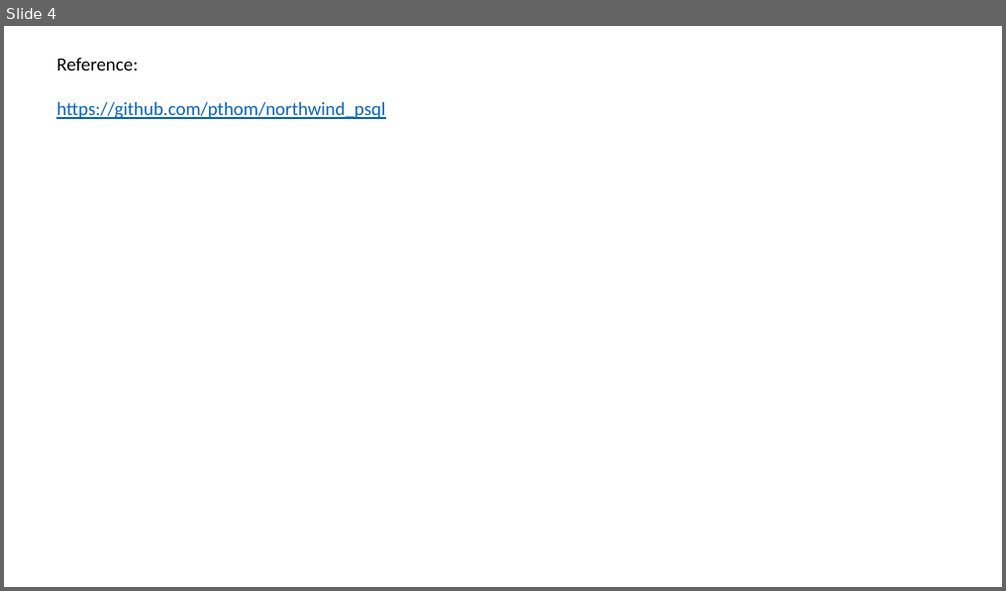
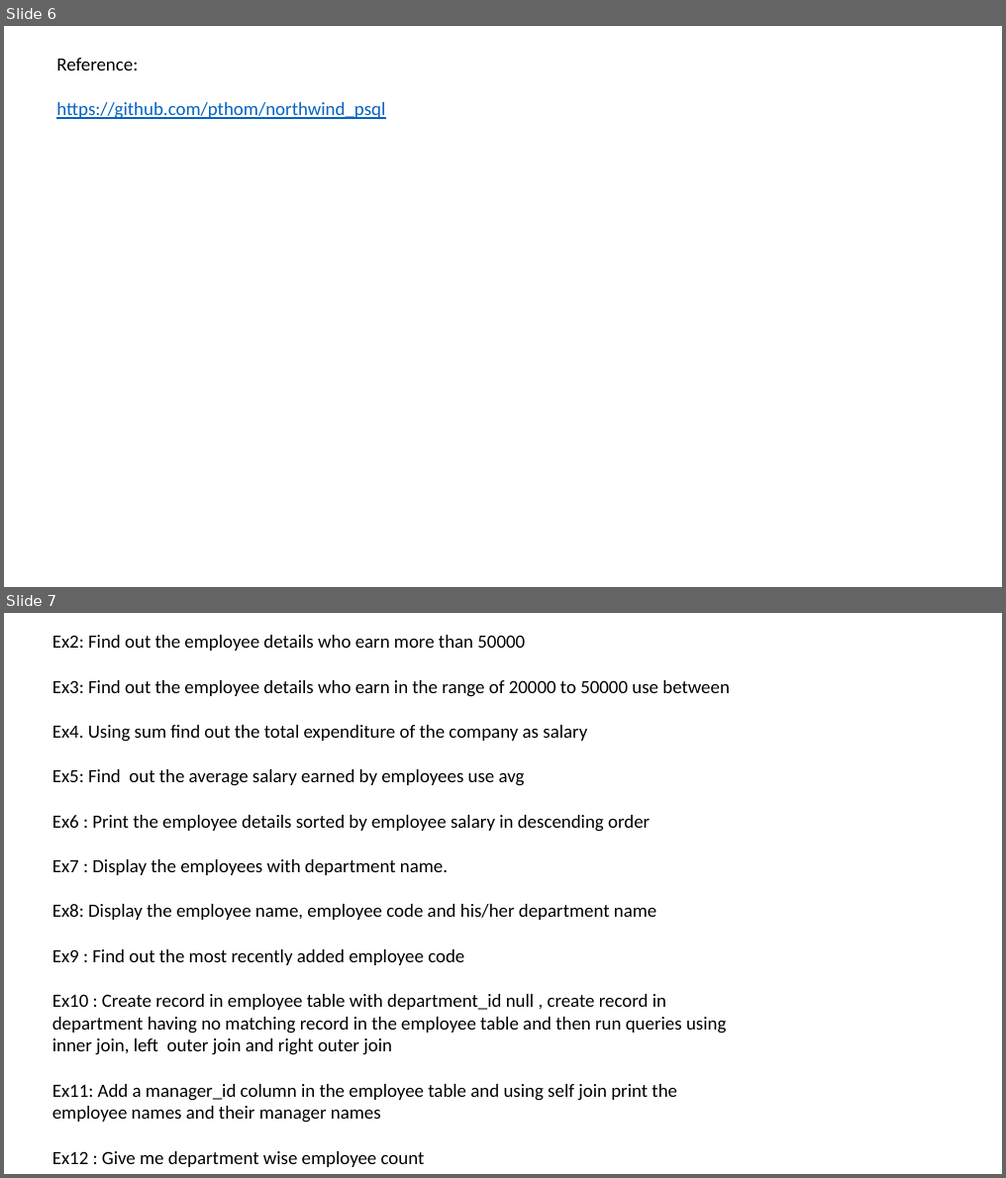
Before and after one commit to jayanta1971/capgeminisept25, a slide deck: day2_22_9_25/day2_22_9_25.pptx. Shown one above the other, each under a label of ours: slide 4 before the commit, slides 6 and 7 after it. The pictures are 1006x591 and 1006x1178 pixels, drawn with LibreOffice and Linux fonts; fonts in the diff are those of the drawing. Boxes give left, top, right and bottom in pixels: in the first picture for what was removed or moved away, otherwise in the second. Text is boxed around its words. In the diff, an @@ line names an element or a change of style, - is before the commit and + after.

Commit message:
added

```diff
--- a/day2_22_9_25/day2_22_9_25.pptx
+++ b/day2_22_9_25/day2_22_9_25.pptx
@@ slide 7 added at (4,613,1002,1174), background #FFFFFF @@
@@ text added at (53,635,730,1167), 18 pt, text #000000 @@
+Ex2: Find out the employee details who earn more than 50000
+Ex3: Find out the employee details who earn in the range of 20000 to 50000 use between
+Ex4. Using sum find out the total expenditure of the company as salary
+Ex5: Find out the average salary earned by employees use avg
+Ex6 : Print the employee details sorted by employee salary in descending order
+Ex7 : Display the employees with department name.
+Ex8: Display the employee name, employee code and his/her department name
+Ex9 : Find out the most recently added employee code
+Ex10 : Create record in employee table with department_id null , create record in department having no matching record in the employee table and then run queries using inner join, left outer join and right outer join
+Ex11: Add a manager_id column in the employee table and using self join print the employee names and their manager names
+Ex12 : Give me department wise employee count
@@ what was slide 4 is now slide 6 @@
```
Also in this commit, not shown: 2 other slides added.
